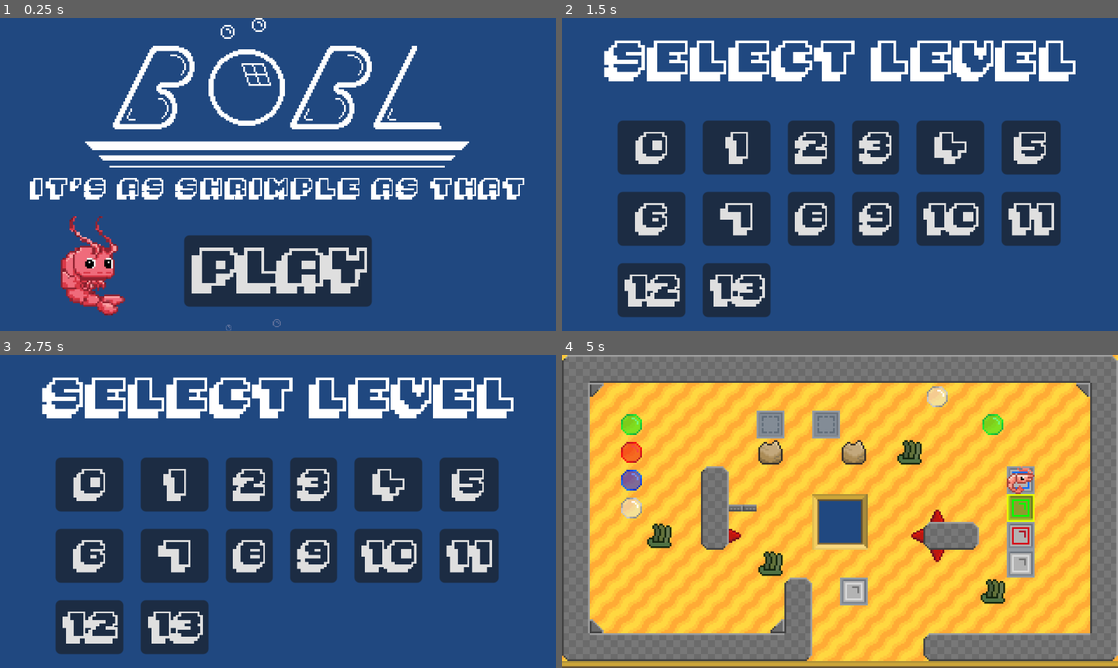
Above: before the commit, frames 1-4 (two rows, left to right).
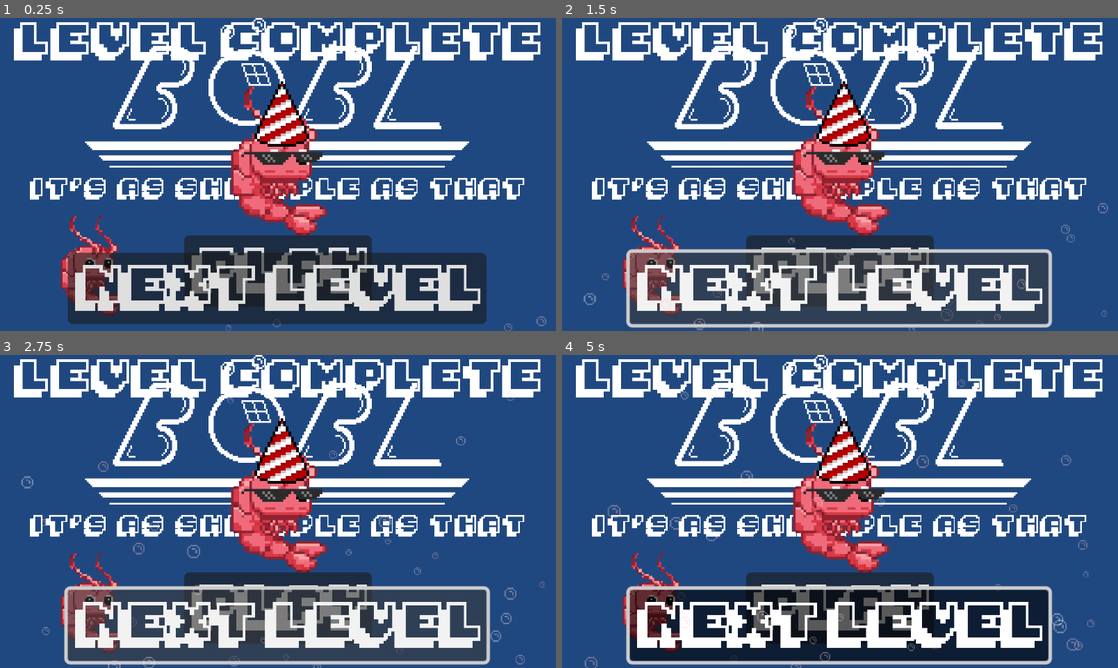
Above: after the commit, the same moments.

Repository: tripodsan/ggj-2025-bubbles
Game: Godot game, scene res://main.tscn
Two runs of this game, one before a commit and one after it. Both use one fixed random seed, a clock stepped at 60 frames per second and the inputs below.
Inputs (mouse positions are in pixels of both pictures, inside the frame that each line leads up to):
- Up to frame 1 (0.25 s): no input
- Up to frame 2 (1.5 s): click "PLAY" at 0.5 s; click (840, 271) at 1.25 s, where only the run after the commit has a clickable "PLAY"
- Up to frame 3 (2.75 s): click (278, 624) at 2 s, where only the run after the commit has a clickable "NEXT LEVEL"
- Up to frame 4 (5 s): click (840, 624) at 2.75 s, where only the run after the commit has a clickable "NEXT LEVEL"; click (650, 483) at 3.5 s, where only the run before the commit has a clickable "0"; hold Right (move_right) from 4.28 s (still down); hold Space (shoot) from 4.28 s (still down)

The runs differ from the first frame. In frame 1, 27% of the frame differs, in the area x 2-99%, y 1-100%; in frame 2, 55%; in frame 3, 55%; in frame 4, 100%, in the area x 0-100%, y 0-100%.

Commit message:
the time crunch is real

Diff:
--- a/main.tscn
+++ b/main.tscn
@@ -10,6 +10,7 @@
 [ext_resource type="Texture2D" uid="uid://csfi7vtw5w8g4" path="res://assets/tiles.png" id="4_1bvp3"]
 [ext_resource type="PackedScene" uid="uid://bgl3phgbn5ixv" path="res://levels/level0.tscn" id="5_272bh"]
 [ext_resource type="Texture2D" uid="uid://ifm146kwhjfc" path="res://assets/shrimpy.png" id="7_5vw27"]
+[ext_resource type="Texture2D" uid="uid://d3j1cy6es4c1m" path="res://assets/shrimparty.png" id="7_efxa6"]
 
 [sub_resource type="StyleBoxEmpty" id="StyleBoxEmpty_5vw27"]
 
@@ -44,6 +45,7 @@
 size_flags_vertical = 3
 
 [node name="level_select" type="MarginContainer" parent="gui"]
+visible = false
 layout_mode = 1
 anchors_preset = 15
 anchor_right = 1.0
@@ -171,6 +173,48 @@
 lifetime = 2.85
 process_material = SubResource("ParticleProcessMaterial_kek77")
 
+[node name="win" type="MarginContainer" parent="gui"]
+layout_mode = 1
+anchors_preset = 15
+anchor_right = 1.0
+anchor_bottom = 1.0
+grow_horizontal = 2
+grow_vertical = 2
+
+[node name="VBoxContainer" type="VBoxContainer" parent="gui/win"]
+layout_mode = 2
+
+[node name="label" type="Label" parent="gui/win/VBoxContainer"]
+layout_mode = 2
+theme = ExtResource("2_272bh")
+theme_override_font_sizes/font_size = 14
+text = "LEVEL COMPLETE"
+horizontal_alignment = 1
+
+[node name="Shrimpy" type="Sprite2D" parent="gui/win/VBoxContainer"]
+position = Vector2(160, 83)
+scale = Vector2(1.5, 1.5)
+texture = ExtResource("7_efxa6")
+
+[node name="HSeparator" type="HSeparator" parent="gui/win/VBoxContainer"]
+layout_mode = 2
+theme_override_constants/separation = 100
+theme_override_styles/separator = SubResource("StyleBoxEmpty_272bh")
+
+[node name="nextlevel" type="Button" parent="gui/win/VBoxContainer"]
+layout_mode = 2
+size_flags_horizontal = 4
+theme = ExtResource("2_272bh")
+theme_override_font_sizes/font_size = 17
+text = "NEXT LEVEL"
+
+[node name="bubbles" type="GPUParticles2D" parent="gui/win"]
+position = Vector2(160, 180)
+amount = 20
+texture = ExtResource("1_5vw27")
+lifetime = 2.85
+process_material = SubResource("ParticleProcessMaterial_kek77")
+
 [node name="world" type="Node2D" parent="."]
 unique_name_in_owner = true
 visible = false
@@ -188,5 +232,6 @@
 region_rect = Rect2(48, 160, 16, 16)
 
 [connection signal="pressed" from="gui/title/VBoxContainer/play" to="." method="_on_play_pressed"]
+[connection signal="pressed" from="gui/win/VBoxContainer/nextlevel" to="." method="_on_nextlevel_pressed"]
 
 [editable path="world/level"]
--- a/scripts/game.gd
+++ b/scripts/game.gd
@@ -31,3 +31,7 @@
 
 func _on_play_pressed() -> void:
   show_level_select()
+
+
+func _on_nextlevel_pressed() -> void:
+  pass # Replace with function body.
Binary file added: assets/shrimparty.png
Not shown, added: assets/shrimparty.png.import
Not shown: 1 places in main.tscn that only renumber resources
Not shown, changed: .DS_Store
